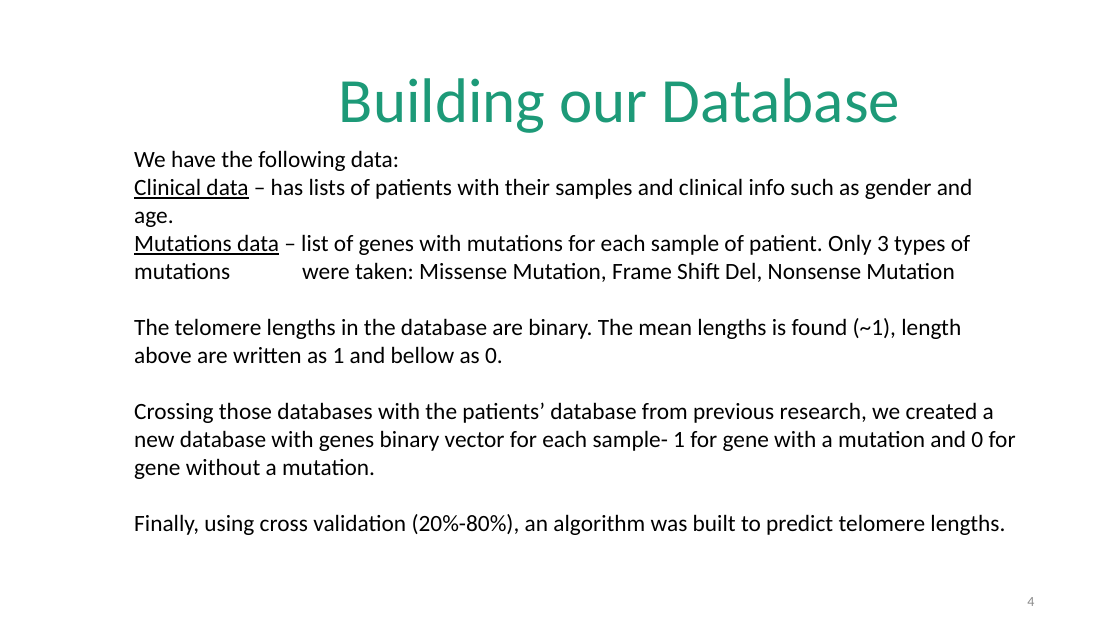
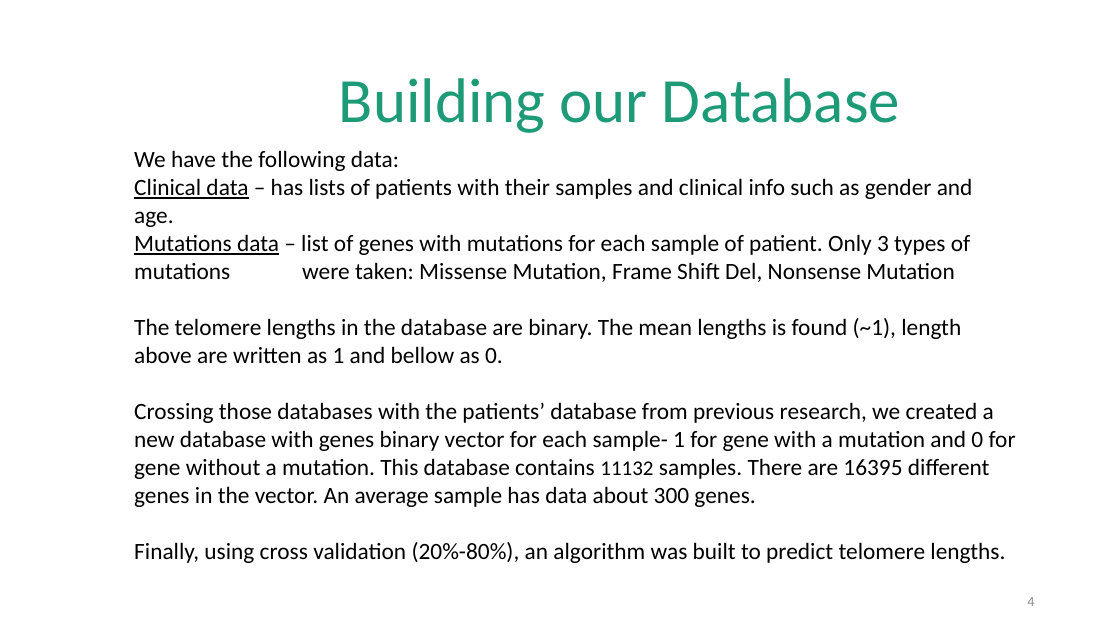
Before and after one commit to bmk1239/predict_telomere_length, a slide deck: slide 4 of presentation.pptx. Drawn at 1120x630 pixels with LibreOffice and Linux fonts; fonts in the diff are those of the drawing. Boxes give left, top, right and bottom in pixels: in the first picture for what was removed or moved away, otherwise in the second. Text is boxed around its words. In the diff, an @@ line names an element or a change of style, - is before the commit and + after.

```diff
--- a/presentation.pptx
+++ b/presentation.pptx
@@ text at [134, 402, 1016, 507]: text changed @@
-Crossing those databases with the patients’ database from previous research, we created a new database with genes binary vector for each sample- 1 for gene with a mutation and 0 for gene without a mutation.
+Crossing those databases with the patients’ database from previous research, we created a new database with genes binary vector for each sample- 1 for gene with a mutation and 0 for gene without a mutation. This database contains 11132 samples. There are 16395 different genes in the vector. An average sample has data about 300 genes.
```
Also in this commit, not shown: 3 other slides changed, 2 slides added.
